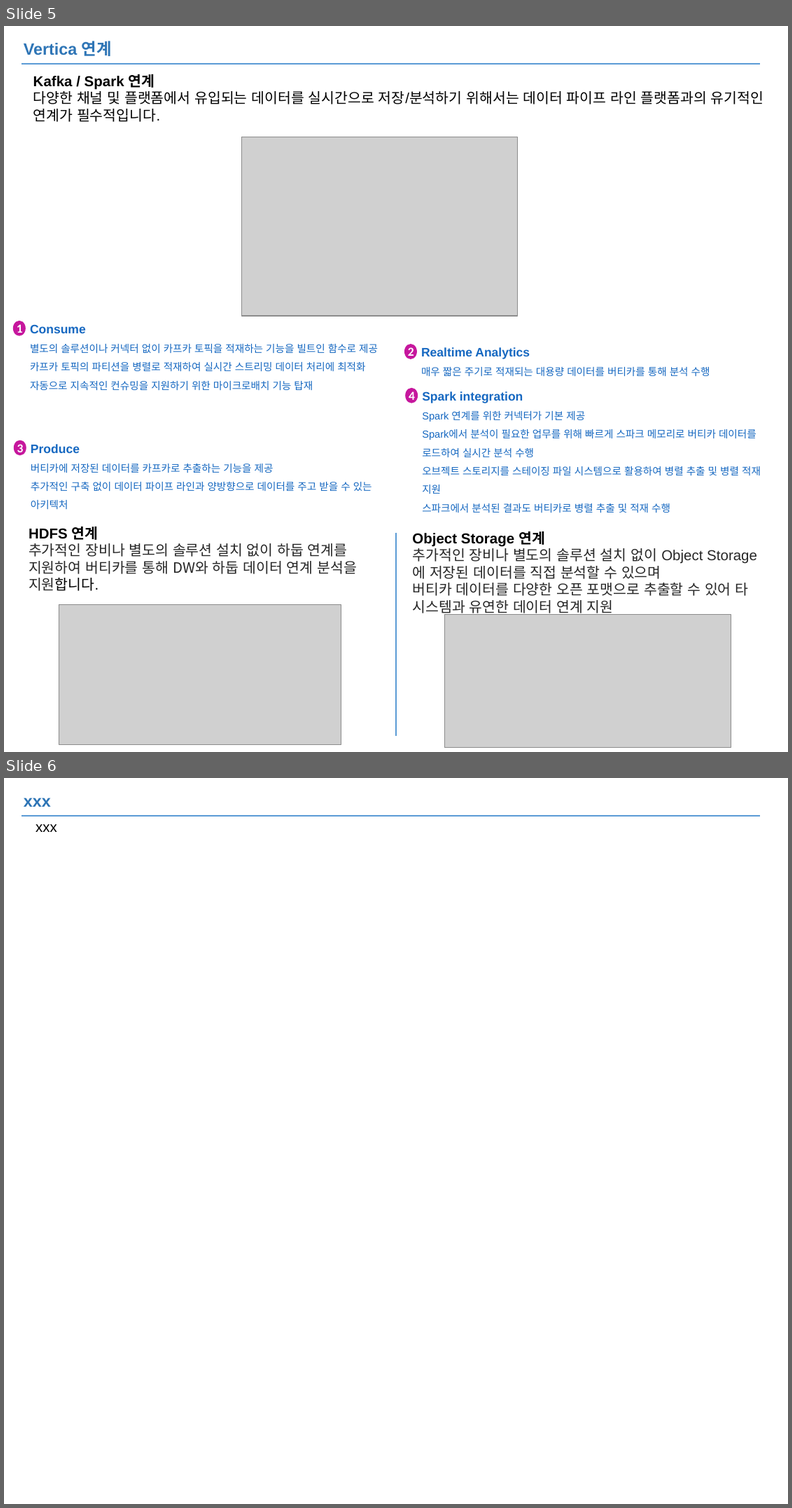
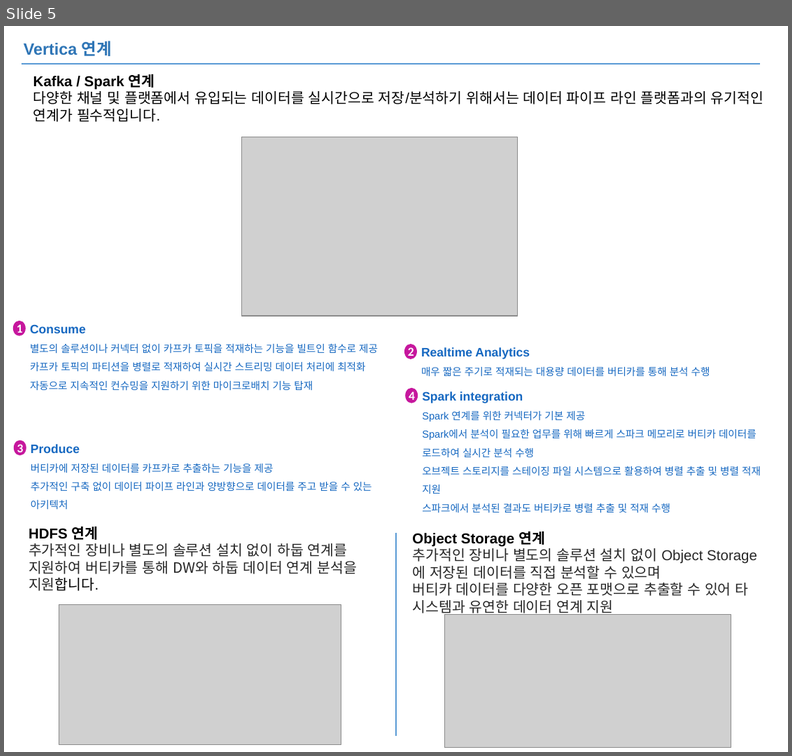
Before and after one commit to JIN0326/vertica_blog, a slide deck: 99ref/blog.pptx. Shown one above the other, each under a label of ours: slides 5 and 6 before the commit, slide 5 after it. The pictures are 792x1508 and 792x756 pixels, drawn with LibreOffice and Linux fonts; fonts in the diff are those of the drawing; grey boxes stand for pictures. Boxes give left, top, right and bottom in pixels: in the first picture for what was removed or moved away, otherwise in the second. Text is boxed around its words. In the diff, an @@ line names an element or a change of style, - is before the commit and + after.

```diff
--- a/99ref/blog.pptx
+++ b/99ref/blog.pptx
@@ slide 6 removed at <box>4,778,788,1504</box>, background #FFFFFF @@
@@ text removed at <box>24,798,51,807</box> @@
-xxx
@@ line removed from (22, 816) to (760, 816) @@
@@ text removed at <box>35,824,57,832</box> @@
-xxx
```
Also in this commit, not shown: 2 slides added, 5 other files.
